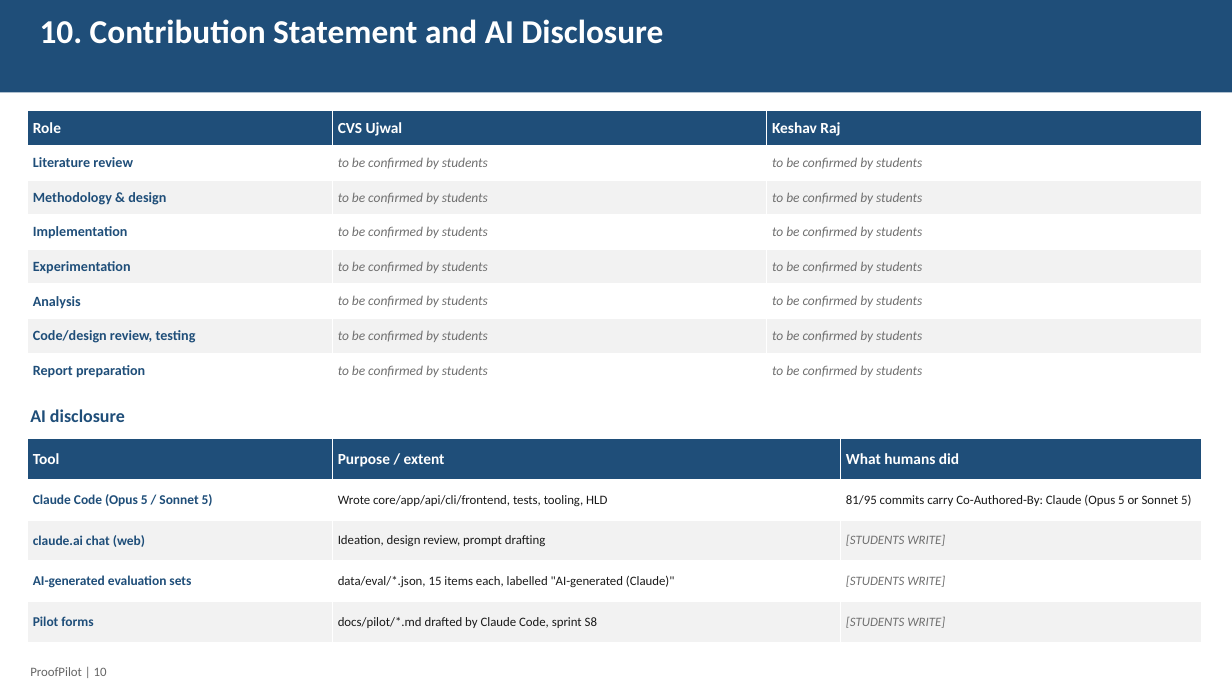
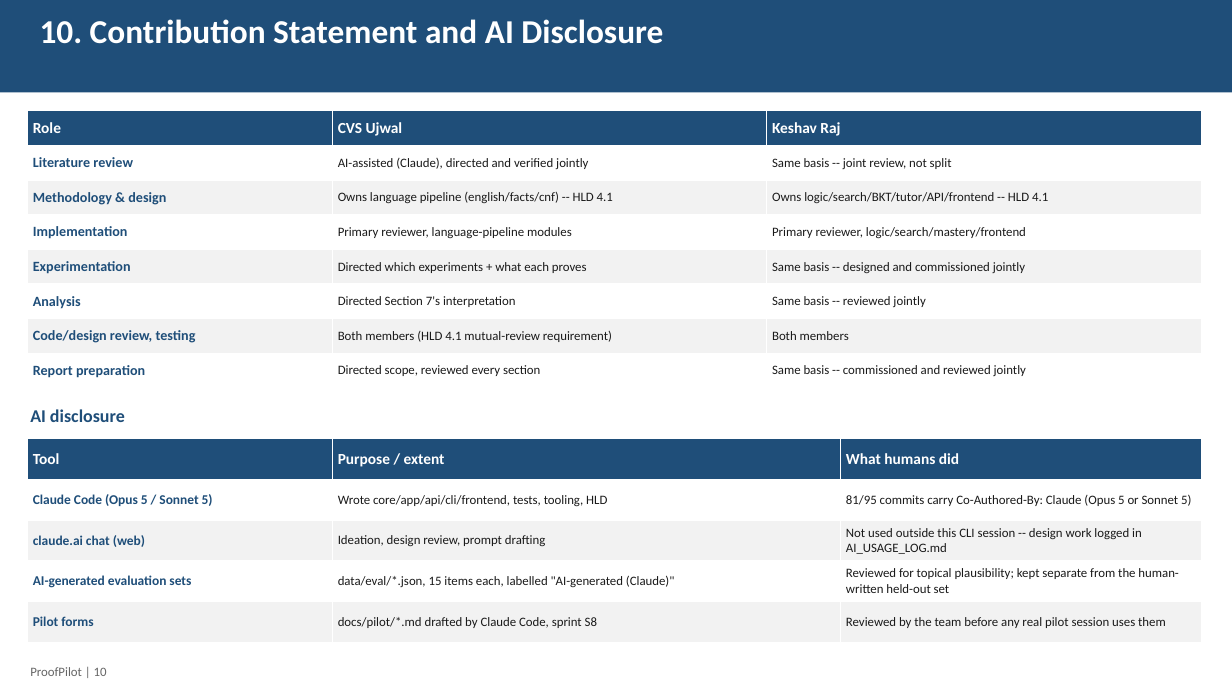
Before and after one commit to ujwal2311/proofpilot, a slide deck: slide 10 of docs/report/ProofPilot_Progress_Report.pptx. Drawn at 1232x693 pixels with LibreOffice and Linux fonts; fonts in the diff are those of the drawing. Boxes give left, top, right and bottom in pixels: in the first picture for what was removed or moved away, otherwise in the second. Text is boxed around its words. In the diff, an @@ line names an element or a change of style, - is before the commit and + after.

```diff
--- a/docs/report/ProofPilot_Progress_Report.pptx
+++ b/docs/report/ProofPilot_Progress_Report.pptx
@@ table at (28, 111, 1202, 388) @@
-row 2, column 2: to be confirmed by students
+row 2, column 2: AI-assisted (Claude), directed and verified jointly
-row 2, column 3: to be confirmed by students
+row 2, column 3: Same basis -- joint review, not split
-row 3, column 2: to be confirmed by students
+row 3, column 2: Owns language pipeline (english/facts/cnf) -- HLD 4.1
-row 3, column 3: to be confirmed by students
+row 3, column 3: Owns logic/search/BKT/tutor/API/frontend -- HLD 4.1
-row 4, column 2: to be confirmed by students
+row 4, column 2: Primary reviewer, language-pipeline modules
-row 4, column 3: to be confirmed by students
+row 4, column 3: Primary reviewer, logic/search/mastery/frontend
-row 5, column 2: to be confirmed by students
+row 5, column 2: Directed which experiments + what each proves
-row 5, column 3: to be confirmed by students
+row 5, column 3: Same basis -- designed and commissioned jointly
-row 6, column 2: to be confirmed by students
+row 6, column 2: Directed Section 7's interpretation
-row 6, column 3: to be confirmed by students
+row 6, column 3: Same basis -- reviewed jointly
-row 7, column 2: to be confirmed by students
+row 7, column 2: Both members (HLD 4.1 mutual-review requirement)
-row 7, column 3: to be confirmed by students
+row 7, column 3: Both members
-row 8, column 2: to be confirmed by students
+row 8, column 2: Directed scope, reviewed every section
-row 8, column 3: to be confirmed by students
+row 8, column 3: Same basis -- commissioned and reviewed jointly
@@ table at (28, 439, 1202, 642) @@
-row 3, column 3: [STUDENTS WRITE]
+row 3, column 3: Not used outside this CLI session -- design work logged in AI_USAGE_LOG.md
-row 4, column 3: [STUDENTS WRITE]
+row 4, column 3: Reviewed for topical plausibility; kept separate from the human-written held-out set
-row 5, column 3: [STUDENTS WRITE]
+row 5, column 3: Reviewed by the team before any real pilot session uses them
```
Also in this commit, not shown: 2 other files.
